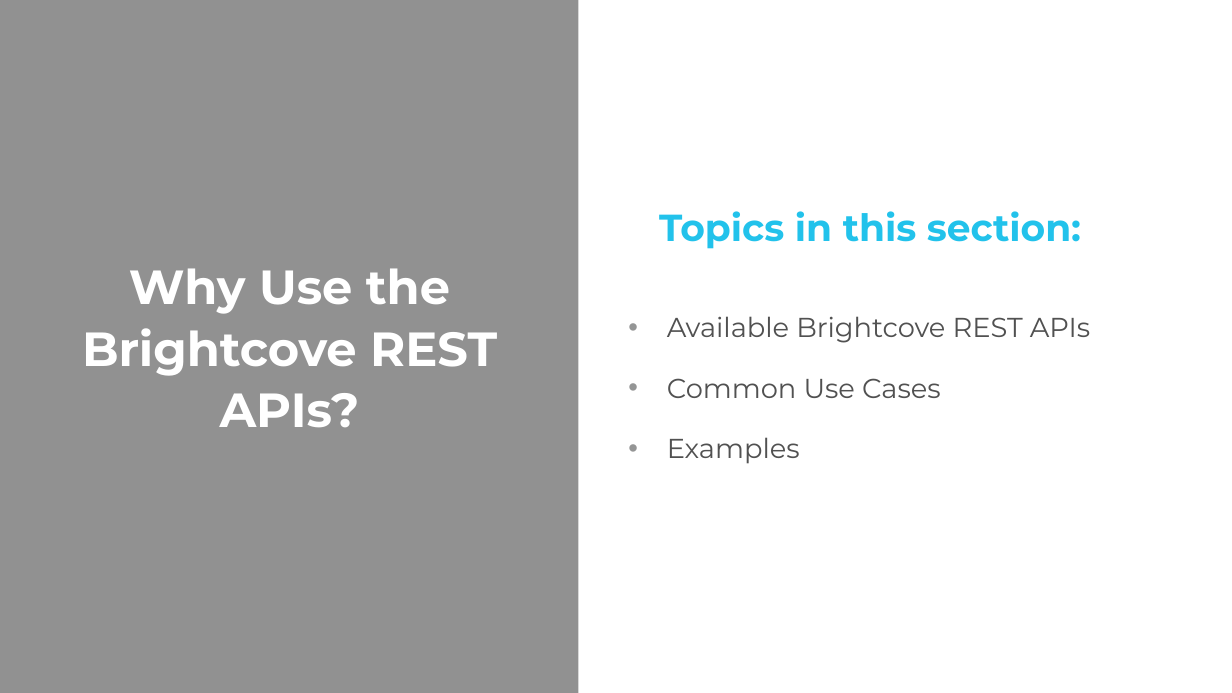
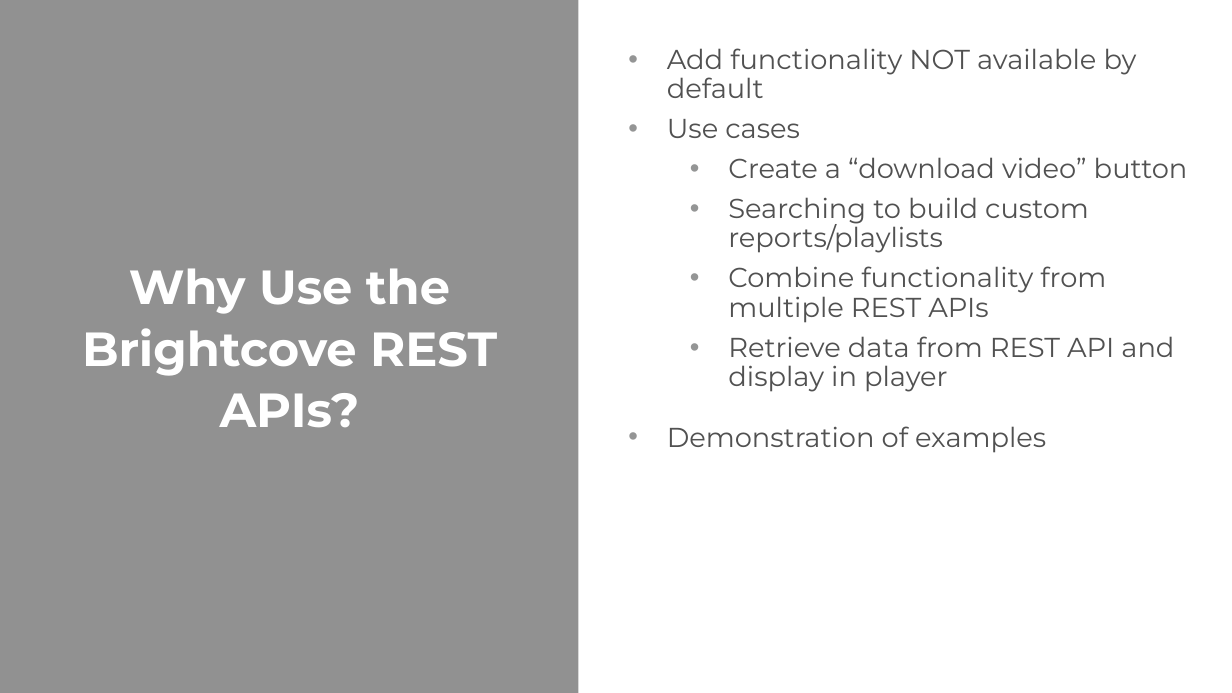
Before and after one commit to BrightcoveLearning/BCL-LearningSamples, a slide deck: slide 4 of PLAYTV2020/rest-apis-intro.pptx. Drawn at 1232x693 pixels with LibreOffice and Linux fonts; fonts in the diff are those of the drawing; background and template pictures are left out. Boxes give left, top, right and bottom in pixels: in the first picture for what was removed or moved away, otherwise in the second. Text is boxed around its words. In the diff, an @@ line names an element or a change of style, - is before the commit and + after.

```diff
--- a/PLAYTV2020/rest-apis-intro.pptx
+++ b/PLAYTV2020/rest-apis-intro.pptx
@@ text at [667,48,1188,453]: text changed @@
-• Available Brightcove REST APIs
-• Common Use Cases
-• Examples
+• Add functionality NOT available by default
+• Use cases
+  • Create a “download video” button
+  • Searching to build custom reports/playlists
+  • Combine functionality from multiple REST APIs
+  • Retrieve data from REST API and display in player
+• Demonstration of examples
@@ text removed at [659,211,1081,249] @@
-Topics in this section:
```
Also in this commit, not shown: 3 other slides changed, 1 slide added, 1 other file.
